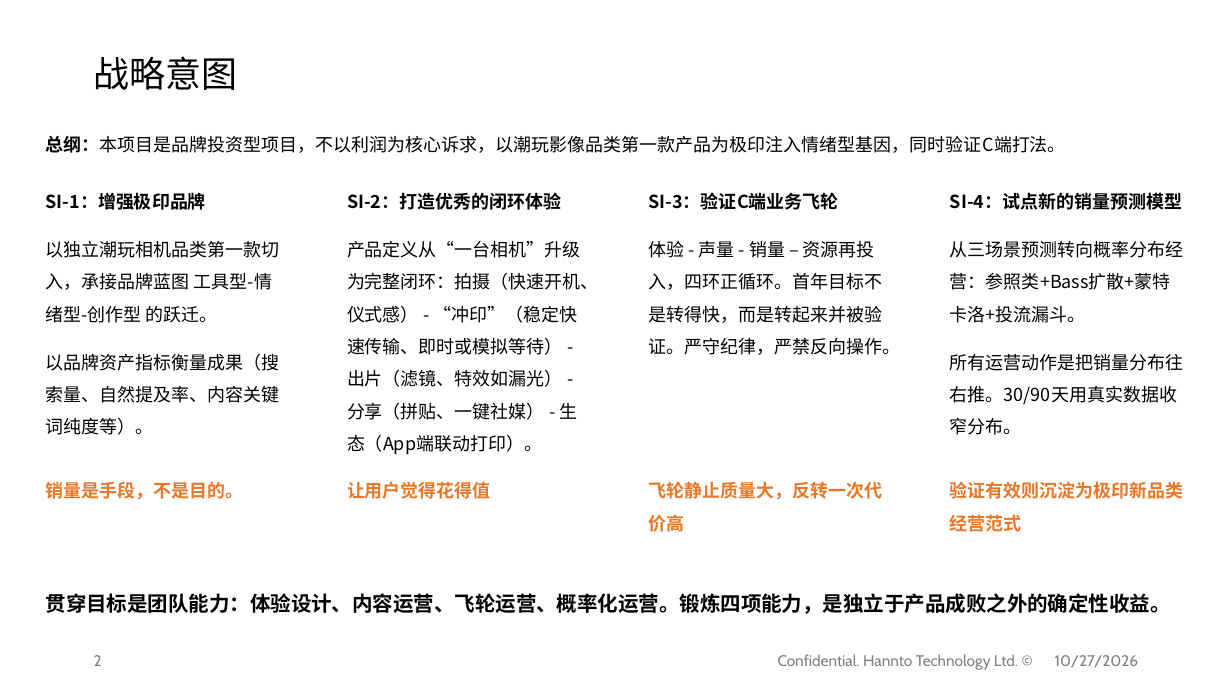
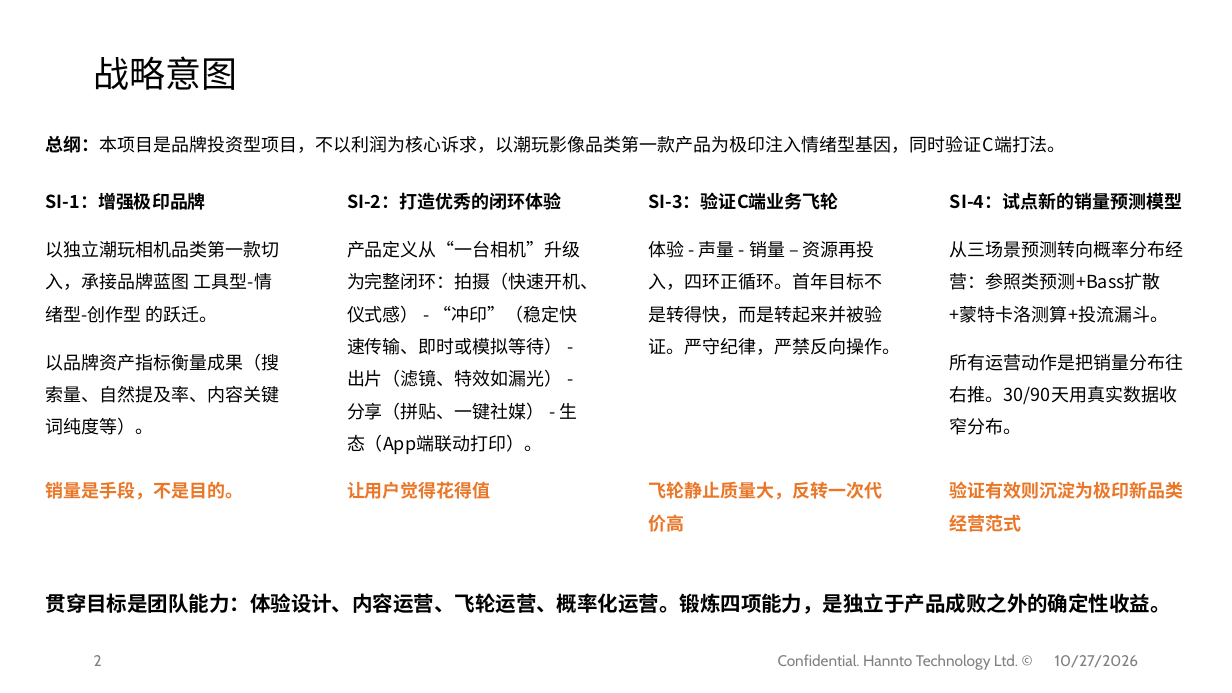
Before and after one commit to shengnanxiang/code_aiken, a slide deck: slide 2 of 极印版 aiken/AiKen_JY_SI^L0DO_261027.pptx. Drawn at 1232x693 pixels with LibreOffice and Linux fonts; fonts in the diff are those of the drawing; background and template pictures are left out. Boxes give left, top, right and bottom in pixels: in the first picture for what was removed or moved away, otherwise in the second. Text is boxed around its words. In the diff, an @@ line names an element or a change of style, - is before the commit and + after.

```diff
--- a/极印版 aiken/AiKen_JY_SI^L0DO_261027.pptx
+++ b/极印版 aiken/AiKen_JY_SI^L0DO_261027.pptx
@@ text at <box>950,241,1184,323</box>: text changed @@
-从三场景预测转向概率分布经营：参照类+Bass扩散+蒙特卡洛+投流漏斗。
+从三场景预测转向概率分布经营：参照类预测+Bass扩散+蒙特卡洛测算+投流漏斗。
```
Also in this commit, not shown: 4 other slides changed, 1 other file.
